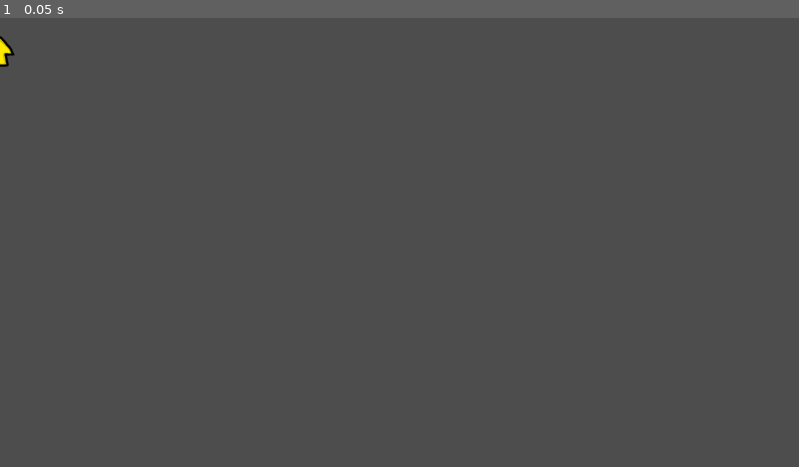
Above: before the commit, frame 1.
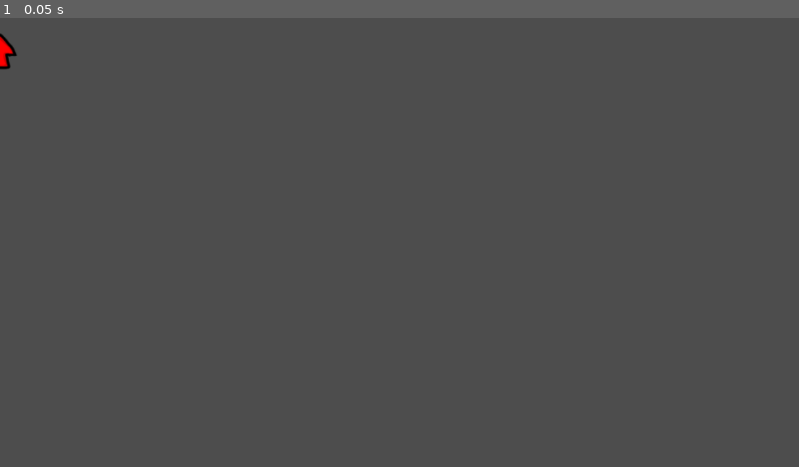
Above: after the commit, the same moment.

Repository: JJWithNoSauce/BandaiSnakeProject
Game: Godot game, scene res://scene/component/ui/aim.tscn
The game is run twice, just before and just after one commit, with the same random seed, the same clock (stepped at 60 frames per second) and the same inputs. This scene is started directly instead of the project's main scene.
Inputs:
- Up to frame 1 (0.05 s): no input

The runs differ from the first frame. In frame 1, 0.1% of the frame differs, in the area x 0-3%, y 3-12%.
Error before the commit: Invalid access to property or key 'global_position' on a base object of type 'Nil'. (res://scripts/component/ui/aim.gd:27)
Error after the commit: Invalid access to property or key 'global_position' on a base object of type 'Nil'. (res://scripts/component/ui/aim.gd:26)

Commit message:
Added animation select

Diff:
--- a/scene/component/ui/aim.tscn
+++ b/scene/component/ui/aim.tscn
@@ -1,10 +1,155 @@
-[gd_scene load_steps=4 format=3 uid="uid://c8iiiwcbb8ja"]
+[gd_scene load_steps=7 format=3 uid="uid://c8iiiwcbb8ja"]
 
 [ext_resource type="Script" path="res://scripts/component/ui/aim.gd" id="1_4fqrt"]
 [ext_resource type="Texture2D" uid="uid://dbajpbiatmvvb" path="res://asset/arrow.png" id="2_mebyj"]
 
 [sub_resource type="CircleShape2D" id="CircleShape2D_ktgs6"]
 radius = 22.1359
+
+[sub_resource type="Animation" id="Animation_3rxh7"]
+resource_name = "Arr"
+length = 0.5
+tracks/0/type = "bezier"
+tracks/0/imported = false
+tracks/0/enabled = true
+tracks/0/path = NodePath(".:self_modulate:r")
+tracks/0/interp = 1
+tracks/0/loop_wrap = true
+tracks/0/keys = {
+"handle_modes": PackedInt32Array(0, 0),
+"points": PackedFloat32Array(1, -0.25, 0, 0.25, 0, 1, -0.25, 0, 0.25, 0),
+"times": PackedFloat32Array(0, 0.5)
+}
+tracks/1/type = "bezier"
+tracks/1/imported = false
+tracks/1/enabled = true
+tracks/1/path = NodePath(".:self_modulate:g")
+tracks/1/interp = 1
+tracks/1/loop_wrap = true
+tracks/1/keys = {
+"handle_modes": PackedInt32Array(0, 0),
+"points": PackedFloat32Array(1, -0.25, 0, 0.25, 0, 0, -0.25, 0, 0.25, 0),
+"times": PackedFloat32Array(0, 0.5)
+}
+tracks/2/type = "bezier"
+tracks/2/imported = false
+tracks/2/enabled = true
+tracks/2/path = NodePath(".:self_modulate:b")
+tracks/2/interp = 1
+tracks/2/loop_wrap = true
+tracks/2/keys = {
+"handle_modes": PackedInt32Array(0, 0),
+"points": PackedFloat32Array(1, -0.25, 0, 0.25, 0, 1, -0.25, 0, 0.25, 0),
+"times": PackedFloat32Array(0, 0.5)
+}
+tracks/3/type = "bezier"
+tracks/3/imported = false
+tracks/3/enabled = true
+tracks/3/path = NodePath(".:self_modulate:a")
+tracks/3/interp = 1
+tracks/3/loop_wrap = true
+tracks/3/keys = {
+"handle_modes": PackedInt32Array(0, 0),
+"points": PackedFloat32Array(1, -0.25, 0, 0.25, 0, 1, -0.25, 0, 0.25, 0),
+"times": PackedFloat32Array(0, 0.5)
+}
+tracks/4/type = "bezier"
+tracks/4/imported = false
+tracks/4/enabled = true
+tracks/4/path = NodePath(".:scale:x")
+tracks/4/interp = 1
+tracks/4/loop_wrap = true
+tracks/4/keys = {
+"handle_modes": PackedInt32Array(0, 0, 0),
+"points": PackedFloat32Array(1, -0.25, 0, 0.25, 0, 1.155, -0.25, 0, 0.25, 0, 1, -0.25, 0, 0.25, 0),
+"times": PackedFloat32Array(0, 0.2, 0.5)
+}
+tracks/5/type = "bezier"
+tracks/5/imported = false
+tracks/5/enabled = true
+tracks/5/path = NodePath(".:scale:y")
+tracks/5/interp = 1
+tracks/5/loop_wrap = true
+tracks/5/keys = {
+"handle_modes": PackedInt32Array(0, 0, 0),
+"points": PackedFloat32Array(1, -0.25, 0, 0.25, 0, 1.155, -0.25, 0, 0.25, 0, 1, -0.25, 0, 0.25, 0),
+"times": PackedFloat32Array(0, 0.2, 0.5)
+}
+
+[sub_resource type="Animation" id="Animation_eewfm"]
+length = 0.001
+tracks/0/type = "bezier"
+tracks/0/imported = false
+tracks/0/enabled = true
+tracks/0/path = NodePath(".:self_modulate:r")
+tracks/0/interp = 1
+tracks/0/loop_wrap = true
+tracks/0/keys = {
+"handle_modes": PackedInt32Array(0),
+"points": PackedFloat32Array(1, -0.25, 0, 0.25, 0),
+"times": PackedFloat32Array(0)
+}
+tracks/1/type = "bezier"
+tracks/1/imported = false
+tracks/1/enabled = true
+tracks/1/path = NodePath(".:self_modulate:g")
+tracks/1/interp = 1
+tracks/1/loop_wrap = true
+tracks/1/keys = {
+"handle_modes": PackedInt32Array(0),
+"points": PackedFloat32Array(0, -0.25, 0, 0.25, 0),
+"times": PackedFloat32Array(0)
+}
+tracks/2/type = "bezier"
+tracks/2/imported = false
+tracks/2/enabled = true
+tracks/2/path = NodePath(".:self_modulate:b")
+tracks/2/interp = 1
+tracks/2/loop_wrap = true
+tracks/2/keys = {
+"handle_modes": PackedInt32Array(0),
+"points": PackedFloat32Array(1, -0.25, 0, 0.25, 0),
+"times": PackedFloat32Array(0)
+}
+tracks/3/type = "bezier"
+tracks/3/imported = false
+tracks/3/enabled = true
+tracks/3/path = NodePath(".:self_modulate:a")
+tracks/3/interp = 1
+tracks/3/loop_wrap = true
+tracks/3/keys = {
+"handle_modes": PackedInt32Array(0),
+"points": PackedFloat32Array(1, -0.25, 0, 0.25, 0),
+"times": PackedFloat32Array(0)
+}
+tracks/4/type = "bezier"
+tracks/4/imported = false
+tracks/4/enabled = true
+tracks/4/path = NodePath(".:scale:x")
+tracks/4/interp = 1
+tracks/4/loop_wrap = true
+tracks/4/keys = {
+"handle_modes": PackedInt32Array(0),
+"points": PackedFloat32Array(1.155, -0.25, 0, 0.25, 0),
+"times": PackedFloat32Array(0)
+}
+tracks/5/type = "bezier"
+tracks/5/imported = false
+tracks/5/enabled = true
+tracks/5/path = NodePath(".:scale:y")
+tracks/5/interp = 1
+tracks/5/loop_wrap = true
+tracks/5/keys = {
+"handle_modes": PackedInt32Array(0),
+"points": PackedFloat32Array(1.155, -0.25, 0, 0.25, 0),
+"times": PackedFloat32Array(0)
+}
+
+[sub_resource type="AnimationLibrary" id="AnimationLibrary_un817"]
+_data = {
+"Arr": SubResource("Animation_3rxh7"),
+"RESET": SubResource("Animation_eewfm")
+}
 
 [node name="aim" type="Node2D"]
 z_index = 1
@@ -28,8 +173,15 @@
 shape = SubResource("CircleShape2D_ktgs6")
 
 [node name="Arrow" type="Sprite2D" parent="."]
+self_modulate = Color(1, 0, 1, 1)
 position = Vector2(-1, 49)
+scale = Vector2(1.155, 1.155)
 texture = ExtResource("2_mebyj")
+
+[node name="ArrAni" type="AnimationPlayer" parent="Arrow"]
+libraries = {
+"": SubResource("AnimationLibrary_un817")
+}
 
 [connection signal="mouse_entered" from="hitbox" to="." method="_on_hitbox_mouse_entered"]
 [connection signal="mouse_exited" from="hitbox" to="." method="_on_hitbox_mouse_exited"]
--- a/scene/ui/winning.tscn
+++ b/scene/ui/winning.tscn
@@ -13,30 +13,30 @@
 anchors_preset = -1
 anchor_right = 0.186
 anchor_bottom = 0.249
-offset_left = 380.0
-offset_top = 154.0
-offset_right = 510.728
-offset_bottom = 140.648
+offset_left = 413.0
+offset_top = 246.0
+offset_right = 543.728
+offset_bottom = 232.648
 
 [node name="playerWin" type="Label" parent="."]
-offset_left = 533.0
-offset_top = 210.0
-offset_right = 591.0
-offset_bottom = 236.0
+offset_left = 566.0
+offset_top = 302.0
+offset_right = 624.0
+offset_bottom = 328.0
 text = "player1"
 
 [node name="Label" type="Label" parent="."]
-offset_left = 545.0
-offset_top = 163.0
-offset_right = 586.0
-offset_bottom = 191.0
+offset_left = 578.0
+offset_top = 255.0
+offset_right = 619.0
+offset_bottom = 283.0
 text = "WIN"
 
 [node name="toLobby" type="Button" parent="."]
-offset_left = 525.0
-offset_top = 254.0
-offset_right = 603.0
-offset_bottom = 285.0
+offset_left = 558.0
+offset_top = 346.0
+offset_right = 636.0
+offset_bottom = 377.0
 text = "To Lobby"
 
 [connection signal="pressed" from="toLobby" to="." method="_on_to_lobby_pressed"]
--- a/scripts/component/ui/aim.gd
+++ b/scripts/component/ui/aim.gd
@@ -19,8 +19,7 @@
 
 
 func select(s):
-	$Polygon2D.visible = !s
-	$Polygon2D2.visible = s
+	$Arrow/ArrAni.play("Arr")
 	isSelect = s
 
 func _process(delta):
